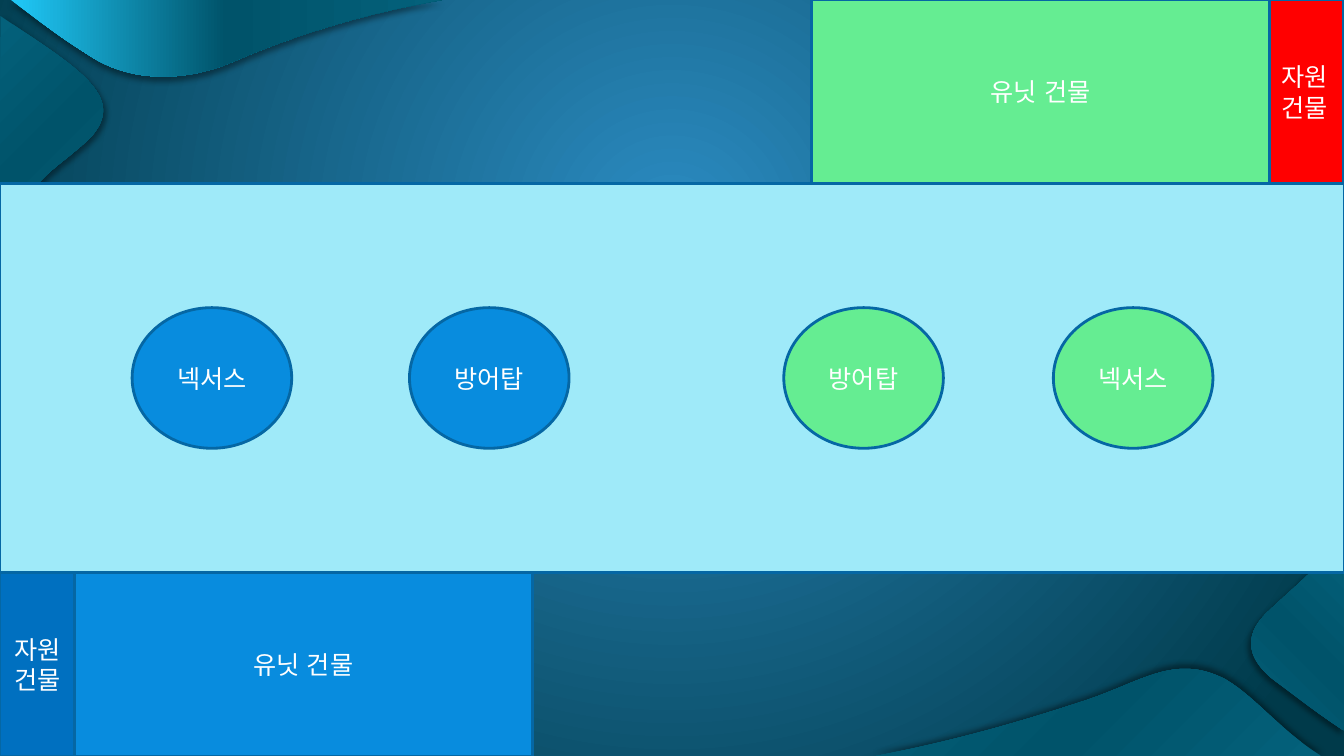
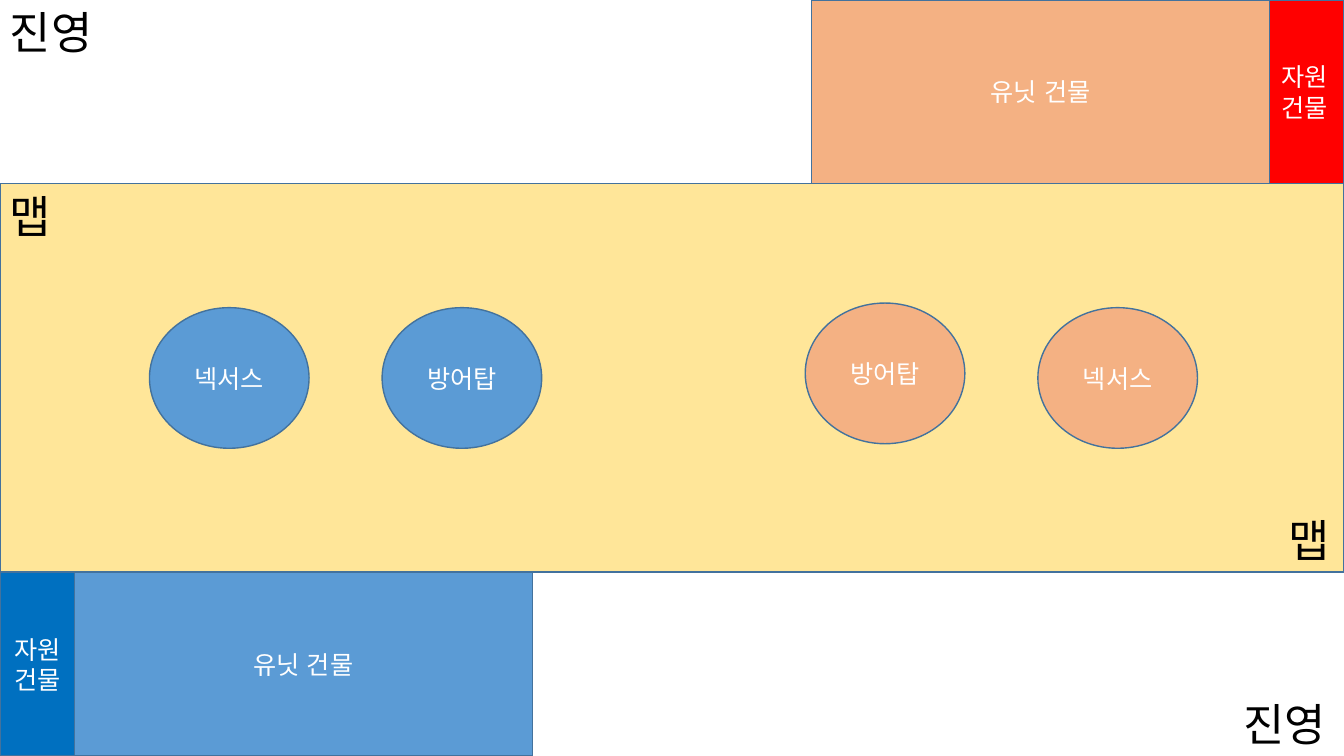
Before and after one commit to simplex3510/GeoStrike, a slide deck: slide 5 of GeoStrike프레젠테이션1.pptx (slide 2 before the commit). Drawn at 1344x756 pixels with LibreOffice and Linux fonts; fonts in the diff are those of the drawing. Boxes give left, top, right and bottom in pixels: in the first picture for what was removed or moved away, otherwise in the second. Text is boxed around its words. In the diff, an @@ line names an element or a change of style, - is before the commit and + after.

```diff
--- a/GeoStrike프레젠테이션1.pptx
+++ b/GeoStrike프레젠테이션1.pptx
@@ background gradient #2C8CC2 to #003B4B to #FFFFFF @@
@@ freeform shape removed at [0, 16, 128, 231] @@
@@ text added at [10, 12, 92, 53], 32 pt, text #000000 @@
+진영
@@ freeform shape removed at [11, 0, 442, 83] @@
@@ freeform shape removed at [920, 0, 1328, 77] @@
@@ freeform shape removed at [1221, 13, 1344, 227] @@
@@ rectangle "자원건물" at [1265, 0, 1344, 184]: font Karla to Noto Sans CJK KR; outline #0668A4 2 pt to #43739E 1 pt @@
@@ rectangle at [0, 184, 1344, 572]: fill #9FEAF9 to #FFE699; outline #0668A4 2 pt to #43739E 1 pt @@
@@ text added at [10, 196, 51, 236], 32 pt, text #000000 @@
+맵
@@ ellipse "넥서스": place and size @@
-ellipse "넥서스" at [132, 308, 291, 449]
+ellipse "넥서스" at [149, 308, 309, 449]
@@ font Karla to Noto Sans CJK KR; fill #088CDE to #5B9BD5; outline #0668A4 2 pt to #43739E 1 pt in 3 elements at [75, 573, 532, 756], [149, 308, 309, 449], [382, 308, 541, 449] @@
@@ ellipse "방어탑": place and size @@
-ellipse "방어탑" at [409, 308, 569, 449]
+ellipse "방어탑" at [382, 308, 541, 449]
@@ font Karla to Noto Sans CJK KR; fill #65ED92 to #F4B183; outline #0668A4 2 pt to #43739E 1 pt in 3 elements at [812, 0, 1269, 184], [1038, 308, 1198, 449], [806, 303, 965, 445] @@
@@ ellipse "방어탑": place and size @@
-ellipse "방어탑" at [784, 308, 944, 449]
+ellipse "방어탑" at [806, 303, 965, 445]
@@ ellipse "넥서스": place and size @@
-ellipse "넥서스" at [1054, 308, 1213, 449]
+ellipse "넥서스" at [1038, 308, 1198, 449]
@@ freeform shape removed at [0, 527, 104, 755] @@
@@ freeform shape removed at [1235, 532, 1344, 731] @@
@@ text added at [1288, 520, 1329, 560], 32 pt, text #000000 @@
+맵
@@ rectangle "자원건물" at [0, 573, 75, 756]: font Karla to Noto Sans CJK KR; outline #0668A4 2 pt to #43739E 1 pt @@
@@ freeform shape removed at [876, 654, 1322, 756] @@
@@ freeform shape removed at [35, 668, 460, 756] @@
@@ text added at [1243, 704, 1325, 745], 32 pt, text #000000 @@
+진영
```
Also in this commit, not shown: 1 other slide changed, 6 slides added, 1 slide removed, 3 other files.
